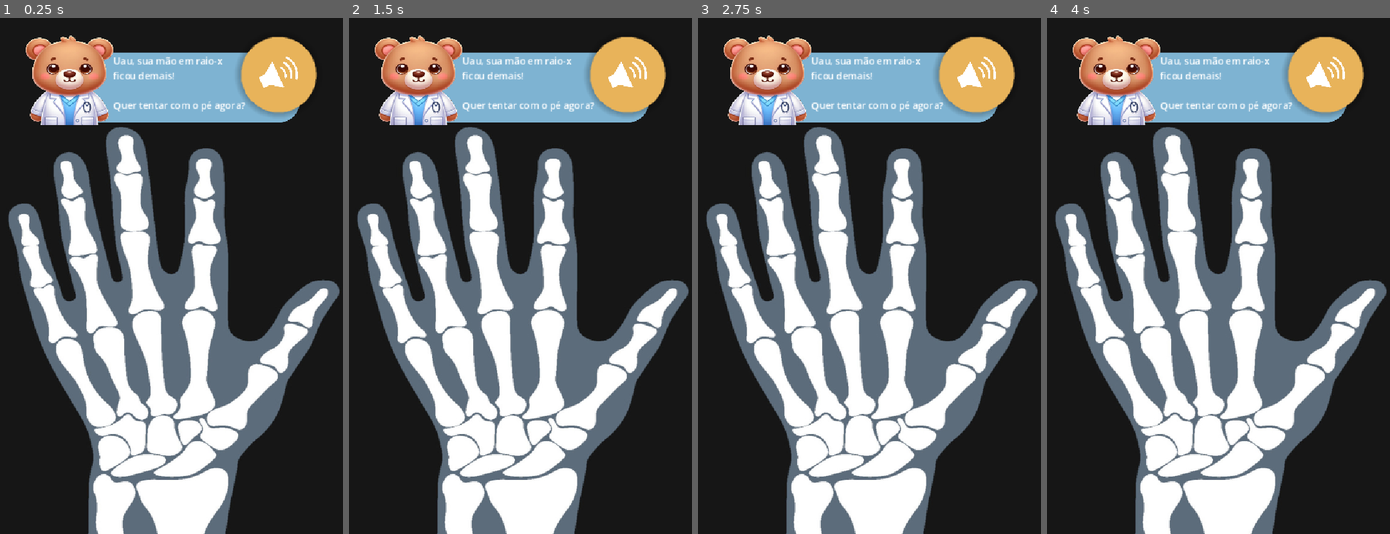
Above: before the commit, frames 1-4 (left to right).
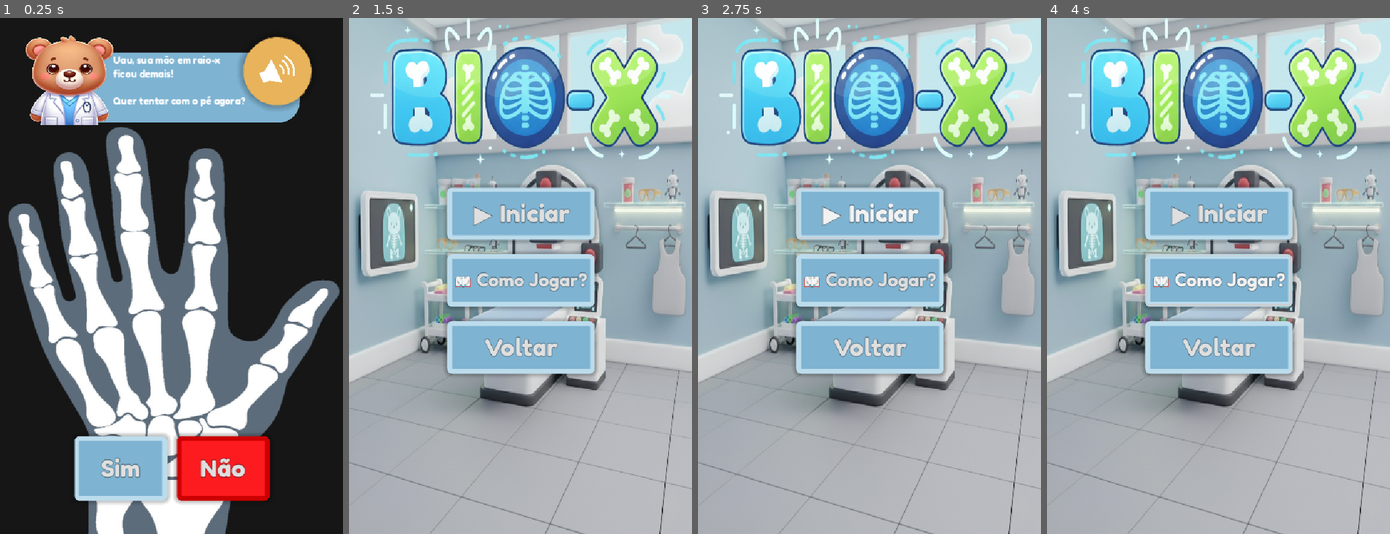
Above: after the commit, the same moments.

Repository: IDeath-Z/BioKids
Game: Godot game, scene res://telas/minigames/raioX/raio_x_imagem.tscn
The game is run twice, just before and just after one commit, with the same random seed, the same clock (stepped at 60 frames per second) and the same inputs. This scene is started directly instead of the project's main scene.
Inputs (mouse positions are in pixels of both pictures, inside the frame that each line leads up to):
- Up to frame 1 (0.25 s): no input
- Up to frame 2 (1.5 s): click (469, 466) at 0.5 s, where only the run after the commit has a clickable "Sim"; click (571, 466) at 1.25 s, where only the run after the commit has a clickable "Não"
- Up to frame 3 (2.75 s): click (869, 214) at 2 s, where only the run after the commit has a clickable "▶ Iniciar"
- Up to frame 4 (4 s): click (1218, 214) at 2.75 s, where only the run after the commit has a clickable "▶ Iniciar"; click (1218, 281) at 3.5 s, where only the run after the commit has a clickable "📖 Como Jogar?"

The runs differ from the first frame. In frame 1, 9.2% of the frame differs, in the area x 21-93%, y 3-95%; in frame 2, 99%, in the area x 0-100%, y 0-100%; in frame 3, 99%; in frame 4, 99%.

Commit message:
style: modifica layout para melhor disposição dos botões

Diff:
--- a/assets/temas/tema_padrao.tres
+++ b/assets/temas/tema_padrao.tres
@@ -41,11 +41,22 @@
 content_margin_right = 4.0
 content_margin_bottom = 4.0
 bg_color = Color(0.494118, 0.701961, 0.823529, 1)
-corner_radius_top_left = 3
-corner_radius_top_right = 3
-corner_radius_bottom_right = 3
-corner_radius_bottom_left = 3
+border_width_left = 10
+border_width_top = 10
+border_width_right = 10
+border_width_bottom = 10
+border_color = Color(0.737255, 0.862745, 0.92549, 1)
+corner_radius_top_left = 10
+corner_radius_top_right = 10
+corner_radius_bottom_right = 10
+corner_radius_bottom_left = 10
 corner_detail = 5
+expand_margin_left = 5.0
+expand_margin_top = 5.0
+expand_margin_right = 5.0
+expand_margin_bottom = 5.0
+shadow_color = Color(0, 0, 0, 0.254902)
+shadow_size = 10
 
 [sub_resource type="StyleBoxFlat" id="StyleBoxFlat_nh1kk"]
 content_margin_left = 4.0
@@ -75,7 +86,12 @@
 content_margin_top = 4.0
 content_margin_right = 4.0
 content_margin_bottom = 4.0
-bg_color = Color(0, 0, 0, 0.6)
+bg_color = Color(0.494118, 0.701961, 0.823529, 1)
+border_width_left = 10
+border_width_top = 10
+border_width_right = 10
+border_width_bottom = 10
+border_color = Color(0.737255, 0.862745, 0.92549, 1)
 corner_radius_top_left = 3
 corner_radius_top_right = 3
 corner_radius_bottom_right = 3
--- a/telas/minigames/raioX/raio_x_camera.gd
+++ b/telas/minigames/raioX/raio_x_camera.gd
@@ -37,4 +37,4 @@
 func _on_timer_timeout() -> void:
 	if OS.get_name() == "Android":
 		_on_stop_capturing_pressed()
-		get_tree().change_scene_to_file("res://telas/minigames/raioX/raio_x_menu.tscn")
+		get_tree().change_scene_to_file("res://telas/minigames/raioX/raio_x_imagem.tscn")
--- a/telas/minigames/raioX/raio_x_camera.tscn
+++ b/telas/minigames/raioX/raio_x_camera.tscn
@@ -70,24 +70,24 @@
 visibility_layer = 7
 z_index = 5
 layout_mode = 1
-anchors_preset = 7
-anchor_left = 0.5
-anchor_top = 1.0
-anchor_right = 0.5
-anchor_bottom = 1.0
-offset_left = -106.0
-offset_top = -200.0
-offset_right = 106.0
-offset_bottom = -75.0
-grow_horizontal = 2
-grow_vertical = 0
+anchors_preset = -1
+anchor_left = 1.0
+anchor_top = 0.340741
+anchor_right = 1.0
+anchor_bottom = 0.340741
+offset_left = -280.0
+offset_top = -61.0
+offset_right = -38.0
+offset_bottom = 64.0
+grow_horizontal = 0
+grow_vertical = 2
 
 [node name="BotaoCliqueAqui" type="Button" parent="ContaineBotaoScanner"]
 visibility_layer = 7
 z_index = 1
 layout_mode = 2
 size_flags_vertical = 3
-theme_override_font_sizes/font_size = 0
+theme_override_font_sizes/font_size = 40
 text = "Clique aqui !"
 
 [node name="Timer" type="Timer" parent="ContaineBotaoScanner"]
--- /dev/null
+++ b/telas/minigames/raioX/raio_x_imagem.gd
@@ -0,0 +1,8 @@
+extends Control
+
+func _on_botao_sim_pressed() -> void:
+	pass # Fazer a logica pra ir pra tela de raio-x  de novo
+
+func _on_botao_nao_pressed() -> void:
+	# Colocar a tela do biofato
+	get_tree().change_scene_to_file("res://telas/minigames/raioX/raio_x_menu.tscn")
--- a/telas/minigames/raioX/raio_x_imagem.tscn
+++ b/telas/minigames/raioX/raio_x_imagem.tscn
@@ -1,7 +1,36 @@
-[gd_scene load_steps=3 format=3 uid="uid://c1fc1rvjw5yge"]
+[gd_scene load_steps=7 format=3 uid="uid://c1fc1rvjw5yge"]
 
+[ext_resource type="Theme" uid="uid://b511ckv5t4uuq" path="res://assets/temas/tema_padrao.tres" id="1_82mj3"]
 [ext_resource type="Texture2D" uid="uid://bo3jfs7vq0ug5" path="res://assets/imagens/interface/x-ray.jpg" id="1_aijxs"]
 [ext_resource type="PackedScene" uid="uid://1r5etmqb4pgg" path="res://telas/interface/dicas/pop_up_dicas.tscn" id="2_82mj3"]
+[ext_resource type="Script" uid="uid://xghafiwgypcb" path="res://telas/minigames/raioX/raio_x_imagem.gd" id="2_pgh2h"]
+
+[sub_resource type="StyleBoxFlat" id="StyleBoxFlat_fufn5"]
+bg_color = Color(0.992157, 0.105882, 0.12549, 1)
+border_width_left = 10
+border_width_top = 10
+border_width_right = 10
+border_width_bottom = 10
+border_color = Color(0.8, 0, 0, 1)
+corner_radius_top_left = 10
+corner_radius_top_right = 10
+corner_radius_bottom_right = 10
+corner_radius_bottom_left = 10
+corner_detail = 5
+expand_margin_left = 5.0
+expand_margin_top = 5.0
+expand_margin_right = 5.0
+expand_margin_bottom = 5.0
+shadow_color = Color(0, 0, 0, 0.254902)
+shadow_size = 10
+
+[sub_resource type="StyleBoxFlat" id="StyleBoxFlat_82mj3"]
+bg_color = Color(0.992157, 0.105882, 0.12549, 1)
+border_width_left = 10
+border_width_top = 10
+border_width_right = 10
+border_width_bottom = 10
+border_color = Color(0.8, 0, 0, 1)
 
 [node name="RaioXImagem" type="Control"]
 layout_mode = 3
@@ -10,6 +39,8 @@
 anchor_bottom = 1.0
 grow_horizontal = 2
 grow_vertical = 2
+theme = ExtResource("1_82mj3")
+script = ExtResource("2_pgh2h")
 
 [node name="ColorRect" type="ColorRect" parent="."]
 layout_mode = 1
@@ -65,3 +96,36 @@
 vertical_alignment = 1
 autowrap_mode = 3
 metadata/_edit_use_anchors_ = true
+
+[node name="HBoxContainer" type="HBoxContainer" parent="."]
+layout_mode = 1
+anchors_preset = -1
+anchor_left = 0.5
+anchor_top = 1.0
+anchor_right = 0.5
+anchor_bottom = 1.0
+offset_left = -200.0
+offset_top = -200.0
+offset_right = 200.0
+offset_bottom = -75.0
+grow_horizontal = 2
+grow_vertical = 0
+theme_override_constants/separation = 30
+
+[node name="BotaoSim" type="Button" parent="HBoxContainer"]
+layout_mode = 2
+size_flags_horizontal = 3
+size_flags_stretch_ratio = 1.5
+text = "Sim"
+
+[node name="BotaoNao" type="Button" parent="HBoxContainer"]
+layout_mode = 2
+size_flags_horizontal = 3
+size_flags_stretch_ratio = 1.5
+theme_override_styles/hover = SubResource("StyleBoxFlat_fufn5")
+theme_override_styles/pressed = SubResource("StyleBoxFlat_82mj3")
+theme_override_styles/normal = SubResource("StyleBoxFlat_fufn5")
+text = "Não"
+
+[connection signal="pressed" from="HBoxContainer/BotaoSim" to="." method="_on_botao_sim_pressed"]
+[connection signal="pressed" from="HBoxContainer/BotaoNao" to="." method="_on_botao_nao_pressed"]
Not shown, added: telas/minigames/raioX/raio_x_imagem.gd.uid
